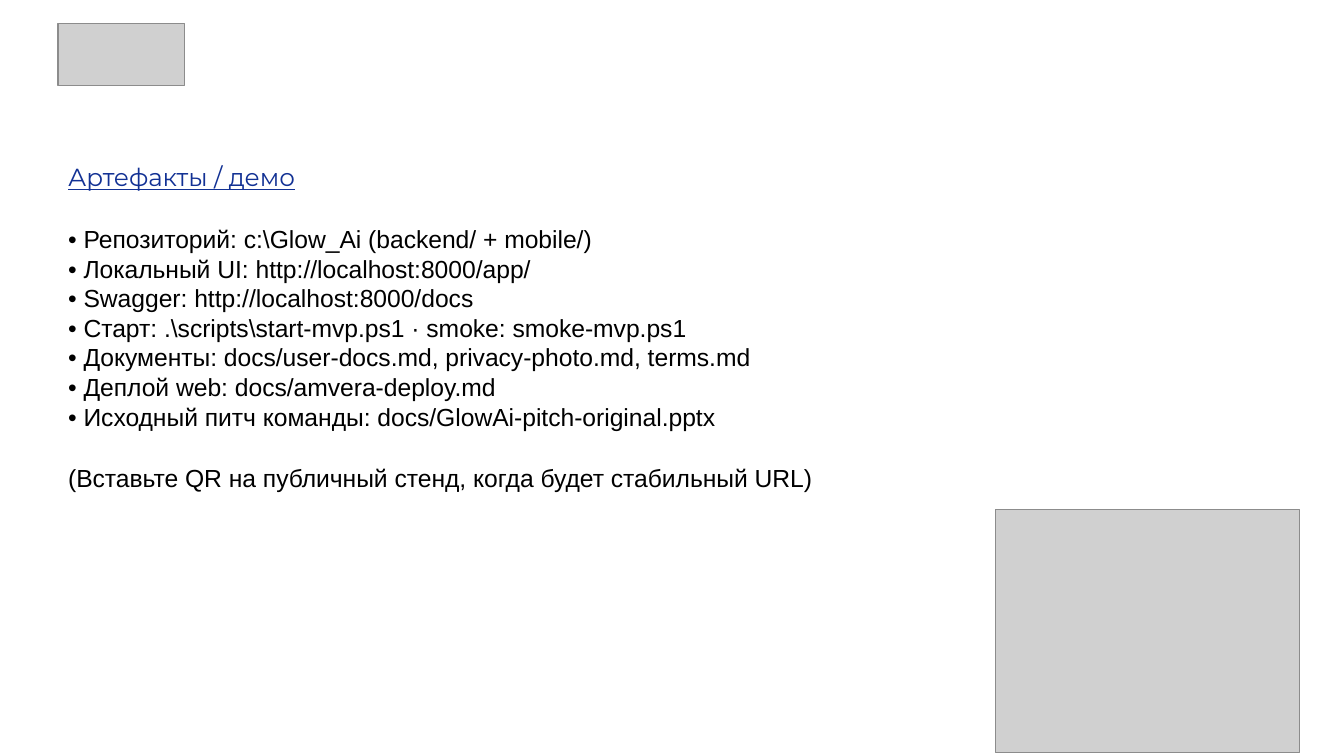
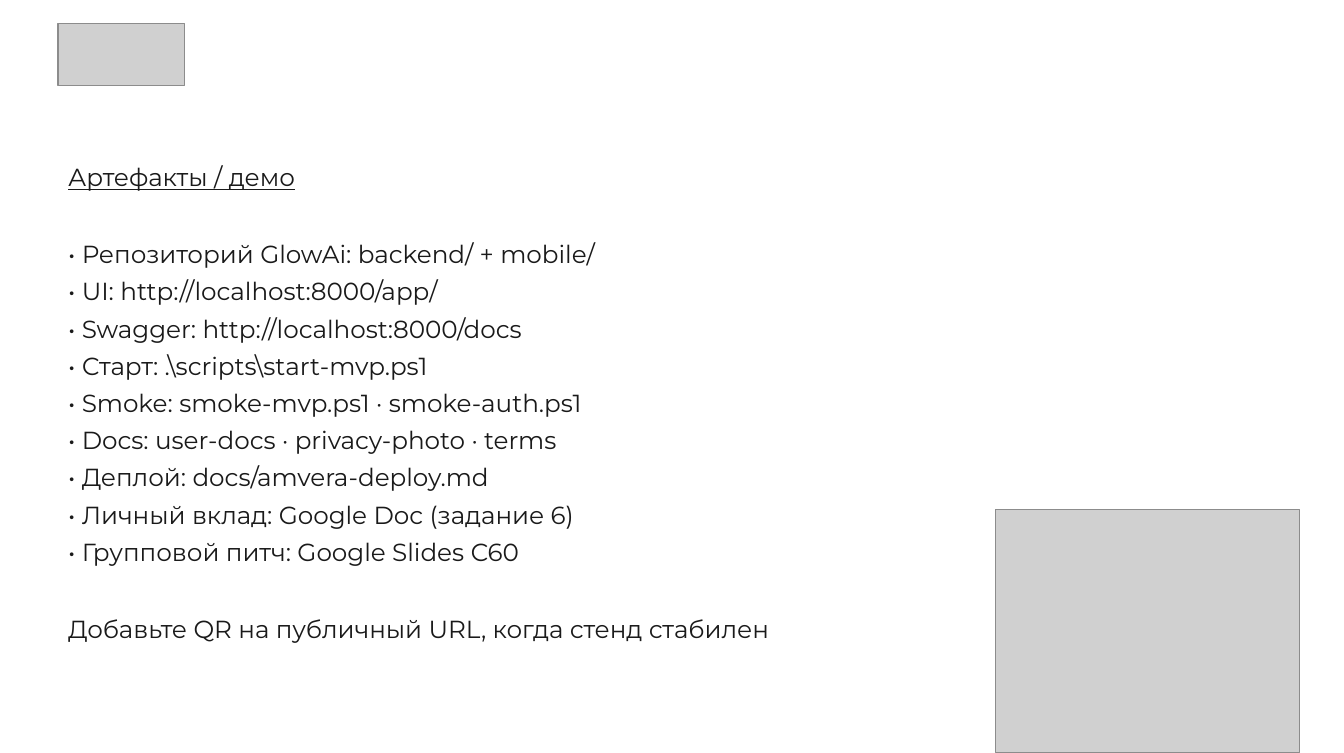
Before and after one commit to artur-ger/GlowAi, a slide deck: slide 11 of docs/Чепурных_Артур_индивидуальная_НИР3_GlowAi.pptx. Drawn at 1344x753 pixels with LibreOffice and Linux fonts; fonts in the diff are those of the drawing; grey boxes stand for pictures. Boxes give left, top, right and bottom in pixels: in the first picture for what was removed or moved away, otherwise in the second. Text is boxed around its words. In the diff, an @@ line names an element or a change of style, - is before the commit and + after.

```diff
--- a/docs/Чепурных_Артур_индивидуальная_НИР3_GlowAi.pptx
+++ b/docs/Чепурных_Артур_индивидуальная_НИР3_GlowAi.pptx
@@ text at (x1=68, y1=167, x2=522, y2=343): text colour #123194 to #1A1A1A in "Артефакты / демо"; font Arial to Montserrat, text colour #000000 to #1A1A1A in "• Swagger: http://localhost:8000/docs"; more space between paragraphs @@
@@ text at (x1=82, y1=242, x2=595, y2=305): text changed; font Arial to Montserrat; text colour #000000 to #1A1A1A @@
-• Репозиторий: c:\Glow_Ai (backend/ + mobile/)
-• Локальный UI: http://localhost:8000/app/
+• Репозиторий GlowAi: backend/ + mobile/
+• UI: http://localhost:8000/app/
@@ text at (x1=68, y1=354, x2=769, y2=643): text changed; font Arial to Montserrat; text colour #000000 to #1A1A1A @@
-• Старт: .\scripts\start-mvp.ps1 · smoke: smoke-mvp.ps1
-• Документы: docs/user-docs.md, privacy-photo.md, terms.md
-• Деплой web: docs/amvera-deploy.md
-• Исходный питч команды: docs/GlowAi-pitch-original.pptx
-(Вставьте QR на публичный стенд, когда будет стабильный URL)
+• Старт: .\scripts\start-mvp.ps1
+• Smoke: smoke-mvp.ps1 · smoke-auth.ps1
+• Docs: user-docs · privacy-photo · terms
+• Деплой: docs/amvera-deploy.md
+• Личный вклад: Google Doc (задание 6)
+• Групповой питч: Google Slides С60
+Добавьте QR на публичный URL, когда стенд стабилен
```
Also in this commit, not shown: 12 other slides changed, 1 slide added, 1 slide removed, 27 other files.
